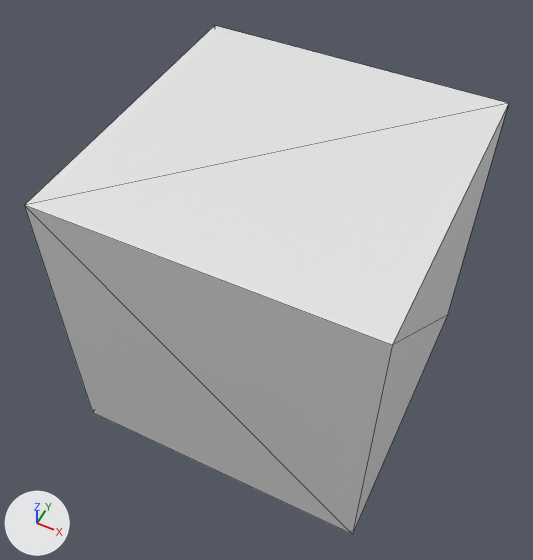
The glTF model dist/Model/factory.glb, before and after one commit.
Before and after are seen from a camera (50 mm lens) standing at (0.688, -1.484, 1.789) and looking at (-0.035, -0.039, -0.017). Lighting does not change. The marker at lower left points along +X, +Y and +Z. Mesh edges are drawn as thin lines. Vertices at the same position are counted once.
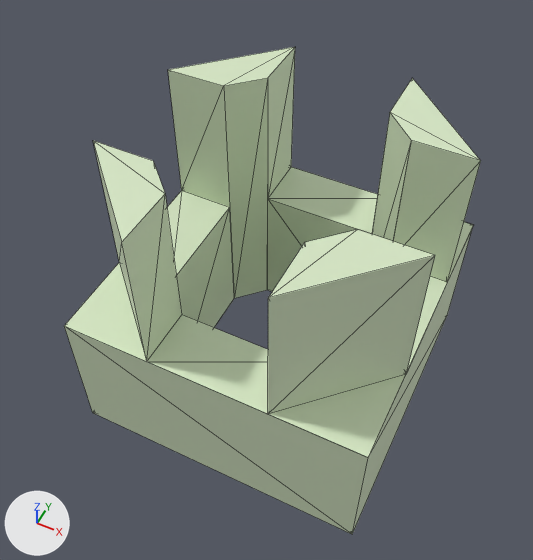
What differs and where, as boxes [x1, y1, x2, y2] in the pictures (533 x 560 px):
'Cube', reshaped, rescaled (14% narrower)
    before: [24, 26, 508, 534]
    after: [64, 47, 481, 534]

Diff of the bpy script that builds the scene:
```diff
--- a/dist/Model/factory.glb.py
+++ b/dist/Model/factory.glb.py
@@ mat_yellow_green @@
+mat_yellow_green = principled_material('Yellow-Green')
+mat_yellow_green.base_color = (0.68, 0.8, 0.56)  # white #d7e7c5
@@ me_cube @@
 # used by ob_cube; location = (0.0, 0.0, 0.0); scale = (0.5, 0.5, 0.5)
-me_cube.from_pydata(...)  # 8 vertices, 12 faces; spans x -1.0..1.0, y -1.0..1.0, z -1.0..1.0
-me_cube.materials.append(mat_material)  # white #e7e7e7
+me_cube.from_pydata(...)  # 48 vertices, 80 faces; spans x -0.5..0.5, y -0.5..0.5, z -0.5..0.5
+# me_cube part 1: the whole mesh is rebuilt
+me_cube.materials.append(mat_yellow_green)  # white #d7e7c5
@@ ob_cube @@
 ob_cube.location = (0.0, 0.0, 0.0)
-ob_cube.scale = (0.5, 0.5, 0.5)
```
